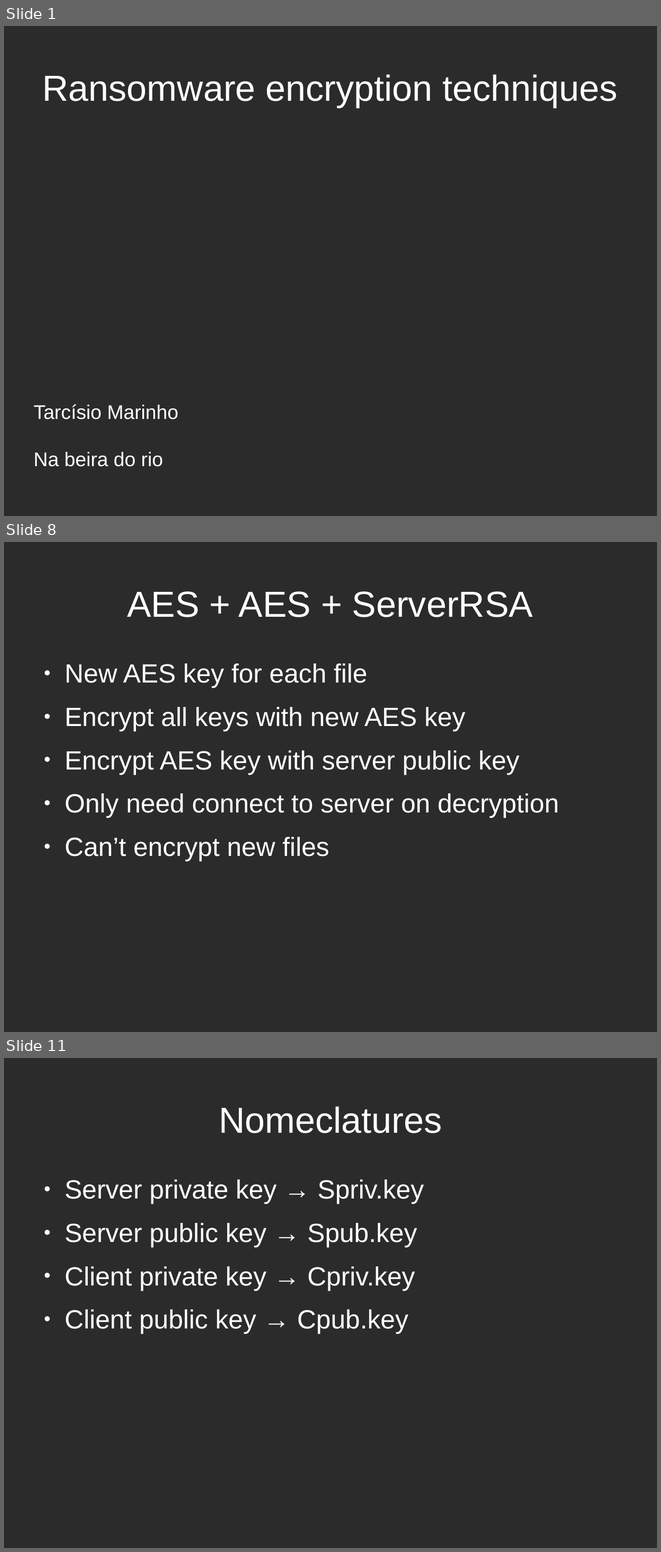
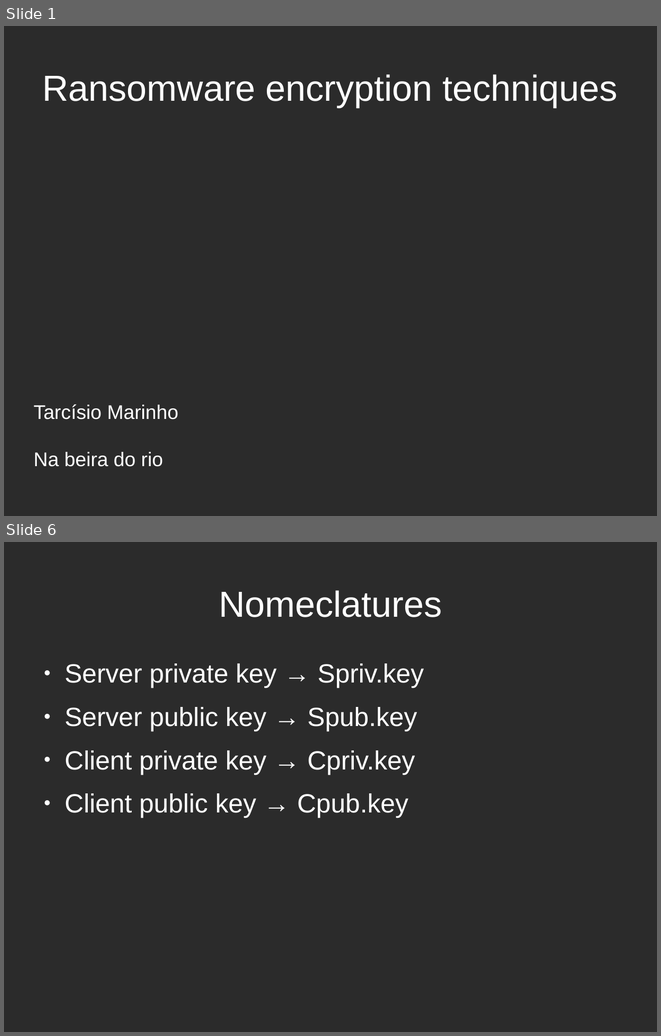
Before and after one commit to tarcisio-marinho/GonnaCry, a slide deck: Python/talk/na_beira_do_rio.odp. Shown one above the other, each under a label of ours: slides 1, 8 and 11 before the commit, slides 1 and 6 after it; the slides between them are not shown. The pictures are 661x1552 and 661x1036 pixels, drawn with LibreOffice and Linux fonts; fonts in the diff are those of the drawing; background and template pictures are left out; a plain dark background stands for a picture behind light text. Boxes give left, top, right and bottom in pixels: in the first picture for what was removed or moved away, otherwise in the second. Text is boxed around its words. In the diff, an @@ line names an element or a change of style, - is before the commit and + after.

```diff
--- a/Python/talk/na_beira_do_rio.odp
+++ b/Python/talk/na_beira_do_rio.odp
@@ slide 8 removed at (4,542,657,1032), background picture (left out) @@
@@ title removed at (127,591,533,617) @@
-AES + AES + ServerRSA
@@ text removed at (64,663,559,861) @@
-● New AES key for each file
-● Encrypt all keys with new AES key
-● Encrypt AES key with server public key
-● Only need connect to server on decryption
-● Can’t encrypt new files
@@ what was slide 11 is now slide 6 @@
```
Also in this commit, not shown: 2 slides changed, 2 slides added, 10 other slides removed, 4 other files.
